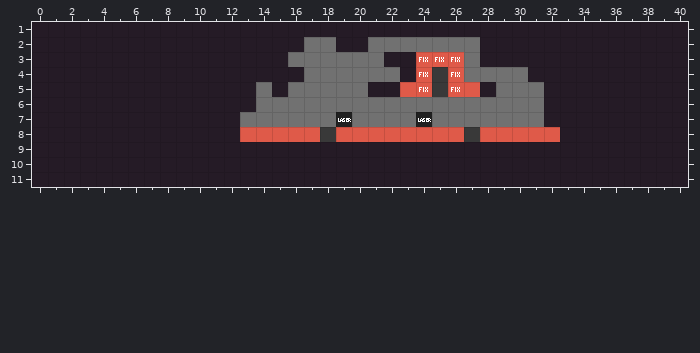
Two states of a Tiled map (JSON), dev/media/data/levels/5.json. Above: the version before the commit.
Cells are 16x15 px. Shown: x 0..40, y 1..11. The old version is drawn lined up with the new one.
After:
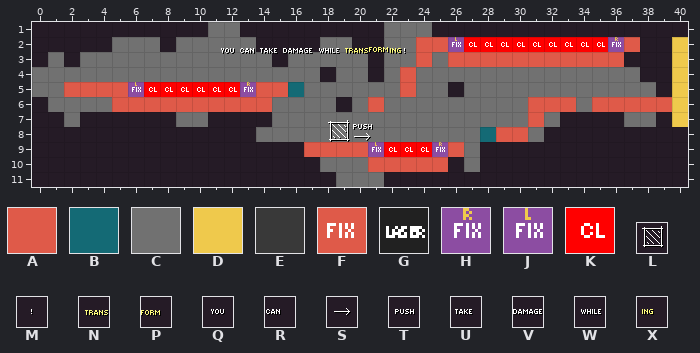
Key: from "definitions": A 0, B 1, C 2, D 3, E 5, F 7, G 8, H 11, J 12, K 13; from "info": L 10, M 26, N 28, P 29, Q 33, R 39, S 42, T 43, U 45, V 46, W 47, X 48.
_ is an empty cell.
Objects are placed by their top-left corner, in cells (3,4 is the top-left corner of cell 3,4); size is 1x1 cell unless given.
Tiles of an added or newly shown layer are drawn over the layers below it.
What changed:
map size 20x10 -> 42x12 cells (old content now starts at 13,-1; both pictures use the new coordinates)
Layer "bg":
Tile C replaces tile E in rows 4 to 5 at x 25.
Tile C is added in row 1 at x 11 to 12 and 22 to 24; in row 2 at x 5 to 7, 9 to 13 and 19; in row 3 at x 1, 3 to 14, 22 to 23 and 25; in row 4 at x 0 to 16, 24, 26 and 31 to 37; in row 5 at x 0 to 1, 21 to 22, 24, 27 to 28 and 32 to 38; in row 6 at x 1 to 4 and 34.
Tile C is added in row 7 at x 2, 9 to 10, 32 and 37 to 38; in row 8 at x 15 to 19, 21 to 27 and 31; in row 9 at x 27; in row 10 at x 18 to 20 and 27; in row 11 at x 19 to 21.
Tile C is gone in row 2 at x 17, 21 and 27; in row 3 at x 21; in row 4 at x 18 and 21; in row 5 at x 14 and 16; in row 6 at x 19, 21 and 31; in row 7 at x 13 to 14.
Layer "main":
Tile A is added in row 2 at x 24 to 25 and 37; in row 3 at x 27 to 36; in row 4 at x 23; in row 5 at x 2 to 5 and 14 to 15; in row 6 at x 5 to 14, 21, 31 to 33 and 35 to 39; in row 7 at x 31.
Tile A is added in row 9 at x 17 to 20 and 26; in row 10 at x 21 to 25.
Tile B replaces tile A in row 8 at x 28.
Tile B is added in row 5 at x 16.
Tile D is added in row 2 at x 40; in row 7 at x 40.
The tile that lay hidden is gone in row 3 at x 25; in rows 4 to 5 at x 24 and 26.
Tile A is gone in row 5 at x 27; in row 8 at x 13 to 17, 19 to 26 and 31 to 32.
Tile E is gone in row 8 at x 18 and 27.
Tile G is gone in row 7 at x 19 and 24.
Layer "main_fg":
Tile K is added in row 2 at x 27 to 35; in row 5 at x 7 to 12; in row 9 at x 22 to 24.
Tile F is gone in row 3 at x 24 to 26; in rows 4 to 5 at x 24 and 26.
Layer "main_fix" (added):
Tile H is added in row 2 at x 36; in row 5 at x 13; in row 9 at x 25.
Tile J is added in row 2 at x 26; in row 5 at x 6; in row 9 at x 21.
Layer "fg":
Tile D is added in rows 3 to 6 at x 40.
Layer "info":
A new object: P at 21.1,1.8 size 1.9x2.
A new object: N at 19.2,1.9 size 1.9x2.
A new object: U at 14,1.9 size 1.9x2.
A new object: V at 15.7,1.9 size 1.9x2.
A new object: W at 17.6,1.9 size 1.9x2.
A new object: X at 22.1,1.9 size 1.9x2.
A new object: M at 22.4,1.9 size 1.9x2.
A new object: Q at 11.3,1.9 size 1.9x2.
A new object: R at 12.9,1.9 size 1.9x2.
A new object: T at 19.7,7 size 1.9x2.
A new object: L at 18.2,7.3 size 1.9x2.
A new object: S at 19.7,7.7 size 1.9x2.
Changed places in both pictures, as pixel boxes (x1, y1, x2, y2):
changed: (32, 22, 688, 187)
